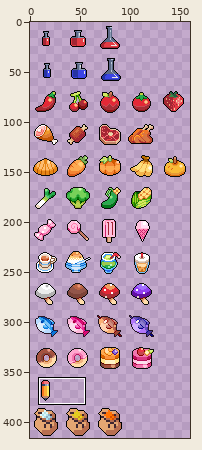
Sprite sheet -- stage/props.png. Above, an overview of the earlier version with the close-up marked.
Close-up. Before:
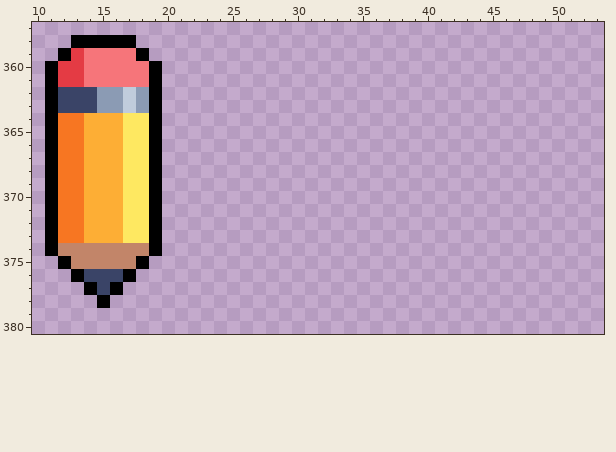
The file is 160x416 pixels. Colours within 5 levels of each other are drawn and written as one. Shown: x 10..53, y 357..380.
The result:
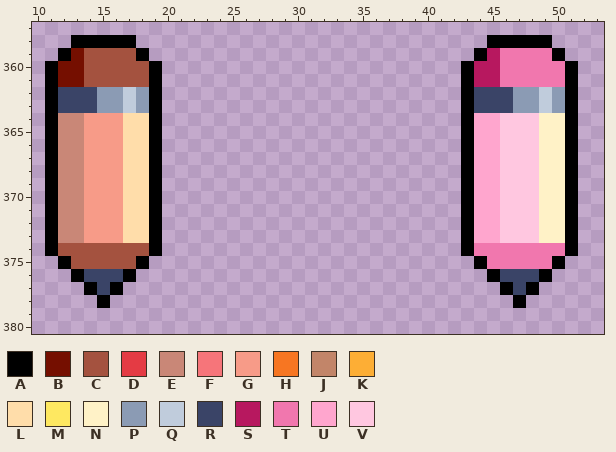
Palette (. is transparent): A #000000  B #750f00  C #a4523f  D #e43b44  E #c98777  F #f6757a  G #f79b88  H #f77622  J #c28569  K #fdae35  L #ffddaa  M #fee861  N #fff2c7  P #8b9bb4  Q #c0ccdc  R #3a4467  S #b7185f  T #f177ae  U #ffa6ce  V #ffc7e0
Diff:
There is now colour A in row 358 at x 45 to 49; in row 359 at x 44 and 50; in rows 360 to 374 at x 43 and 51; in row 375 at x 44 and 50; in row 376 at x 45 and 49; in row 377 at x 46 and 48.
There is now colour A in row 378 at x 47.
The edit turns colour D into colour B in row 359 at x 13; in rows 360 to 361 at x 12 to 13.
The edit turns colour F into colour C in row 359 at x 14 to 17; in rows 360 to 361 at x 14 to 18.
The edit turns colour J into colour C in row 374 at x 12 to 18; in row 375 at x 13 to 17.
The edit turns colour H into colour E in rows 364 to 373 at x 12 to 13.
The edit turns colour K into colour G in rows 364 to 373 at x 14 to 16.
The edit turns colour M into colour L in rows 364 to 373 at x 17 to 18.
There is now colour N in rows 364 to 373 at x 49 to 50.
There is now colour P in rows 362 to 363 at x 47 to 48 and 50.
There is now colour Q in rows 362 to 363 at x 49.
There is now colour R in rows 362 to 363 at x 44 to 46; in row 376 at x 46 to 48; in row 377 at x 47.
There is now colour S in row 359 at x 45; in rows 360 to 361 at x 44 to 45.
There is now colour T in row 359 at x 46 to 49; in rows 360 to 361 at x 46 to 50; in row 374 at x 44 to 50; in row 375 at x 45 to 49.
There is now colour U in rows 364 to 373 at x 44 to 45.
There is now colour V in rows 364 to 373 at x 46 to 48.
